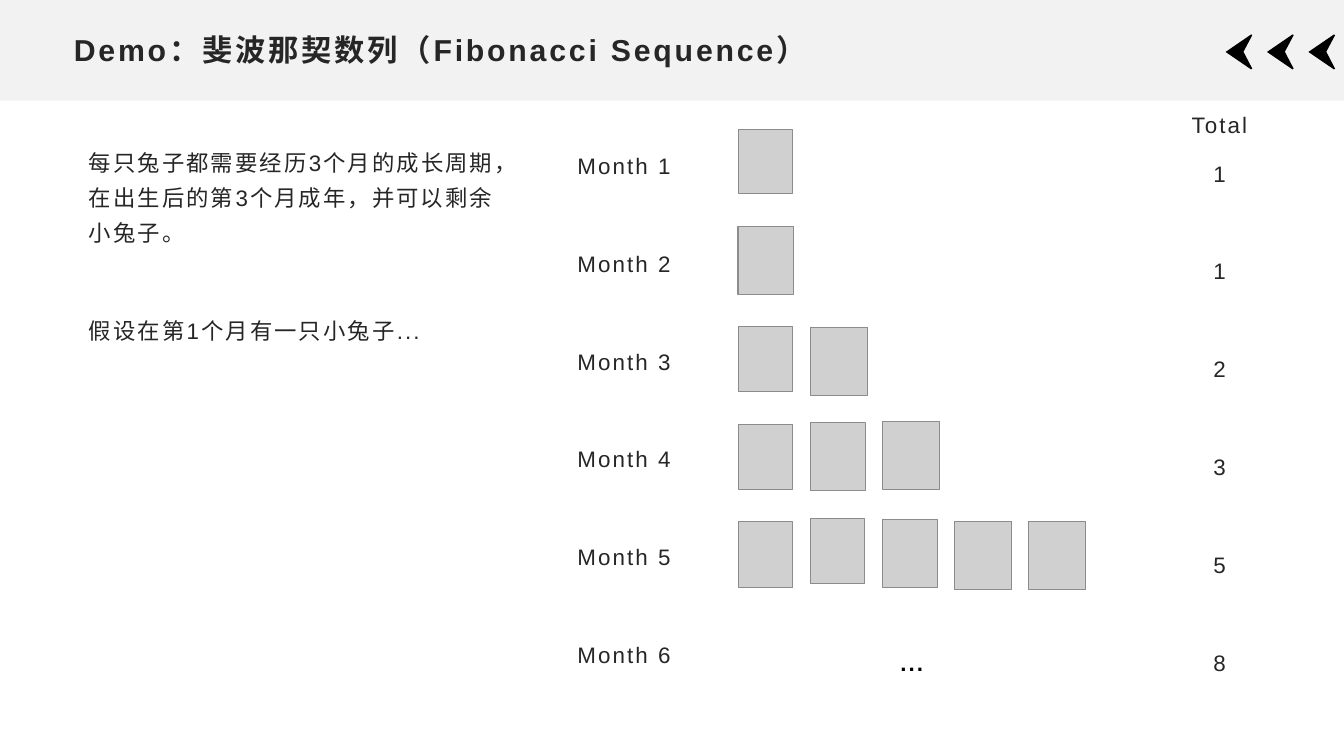
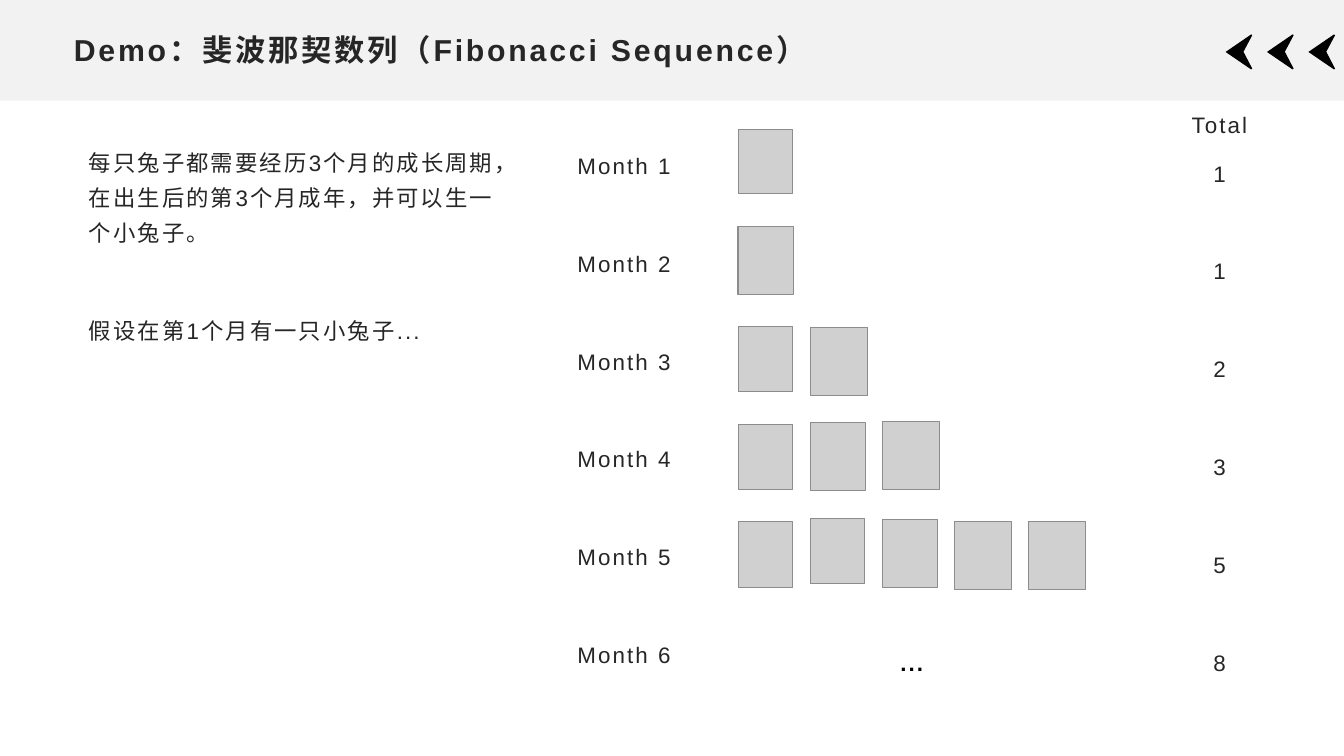
Before and after one commit to xdai02/C, a slide deck: slide 53 of slides/Chapter3.pptx. Drawn at 1344x756 pixels with LibreOffice and Linux fonts; fonts in the diff are those of the drawing; grey boxes stand for pictures. Boxes give left, top, right and bottom in pixels: in the first picture for what was removed or moved away, otherwise in the second. Text is boxed around its words. In the diff, an @@ line names an element or a change of style, - is before the commit and + after.

```diff
--- a/slides/Chapter3.pptx
+++ b/slides/Chapter3.pptx
@@ text at [89, 152, 517, 243]: text changed @@
-每只兔子都需要经历3个月的成长周期，在出生后的第3个月成年，并可以剩余小兔子。
+每只兔子都需要经历3个月的成长周期，在出生后的第3个月成年，并可以生一个小兔子。
```
Also in this commit, not shown: 5 other slides changed, 1 slide removed.
